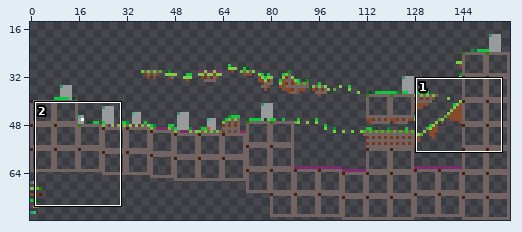
One commit to this sprite sheet: assets/levels/maps/level_1.png. Above, an overview of the earlier version with the close-up marked.
Close-up. Old version:
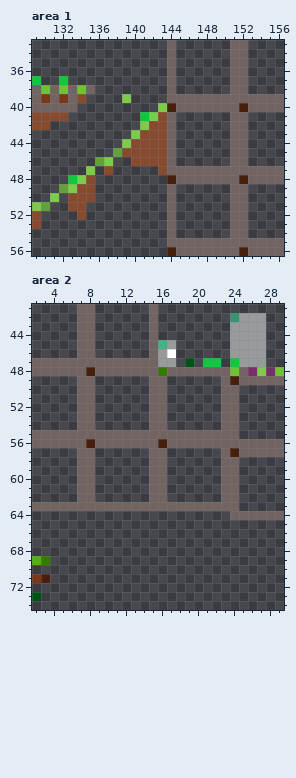
The file is 160x80 pixels. Shown: area 1: x 129..156, y 33..56; area 2: x 2..29, y 41..74. The wide view leaves out empty margins.
Now the later version:
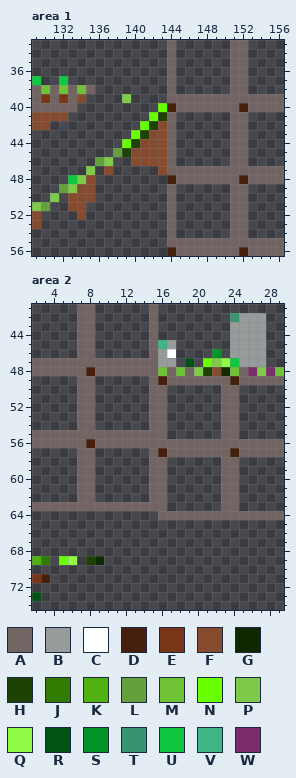
Palette (. is transparent): A #736464  B #979b9c  C #ffffff  D #46200d  E #793718  F #864a2e  G #112901  H #1d4203  J #327b00  K #51b110  L #64a03b  M #6fc236  N #68ff00  P #7eca4a  Q #90fb46  R #005215  S #039429  T #37946e  U #10c840  V #3fb585  W #792e6a
Changes in this commit:
--- area 1
@@ x 137..145 @@
 39 ..P....AA
-40 ......PDA
-41 ....UPFA.
-42 ....PFFA.
-43 ...PFFFA.
-44 ..PFFFFA.
-45 .LFFFFFA.
+40 ......NDA
+41 .....NHA.
+42 ....NHFA.
+43 ...NHFFA.
+44 ..NHFFFA.
+45 .LHFFFFA.
 46 P..FFFFA.
--- area 2
@@ x 14..25 @@
 45 .AVB......BB
-46 .ABC......BB
-47 AABB.R.UU.UB
-48 AAJAAAAAAAMA
-49 .AA......ADA
+46 .ABC....S.BB
+47 AABB.R.NPQUB
+48 AAMAMAPHFGMA
+49 .ADAAAAAAADA
 50 .AA......AA.
@@ x 14..24 @@
 54 .AA......AA
-55 AAAAAAAAAAA
-56 AADAAAAAAAA
-57 .AA......AD
+55 AAA......AA
+56 AAAAAAAAAAA
+57 .ADAAAAAAAD
 58 .AA......AA
@@ x 14..25 @@
 62 .AA......AA.
-63 AAAAAAAAAAA.
-64 ..........AA
+63 AAA......AA.
+64 ..AAAAAAAAAA
 65 ............
@@ x 3..11 @@
 68 .........
-69 J........
+69 J.NQ.HG..
 70 .........
Pixel boxes of the changes (left, top, right, bottom) in both close-ups:
changed: (122, 103, 167, 157)
changed: (158, 349, 230, 385)
changed: (158, 430, 221, 457)
changed: (158, 502, 230, 520)
added: (59, 556, 104, 565)
